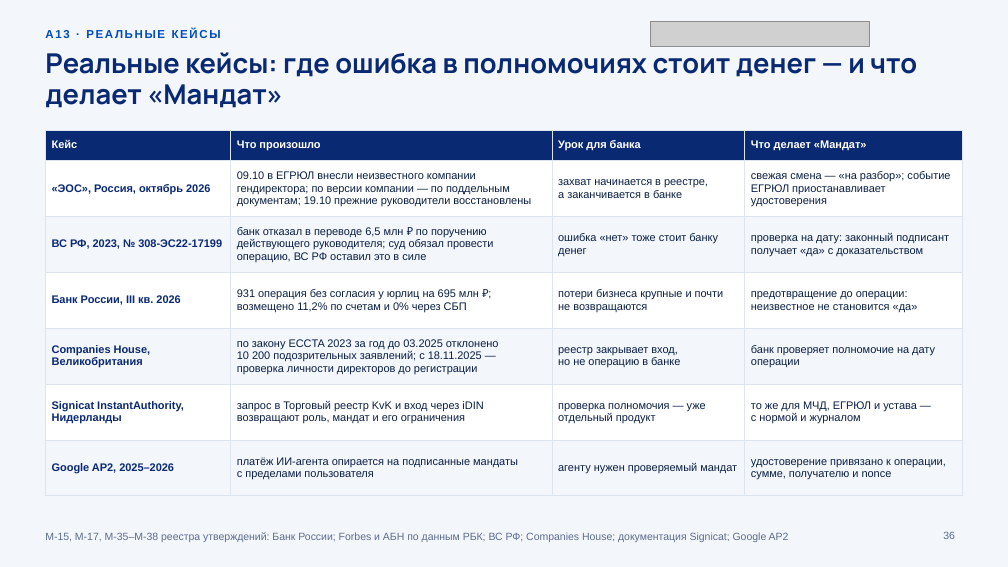
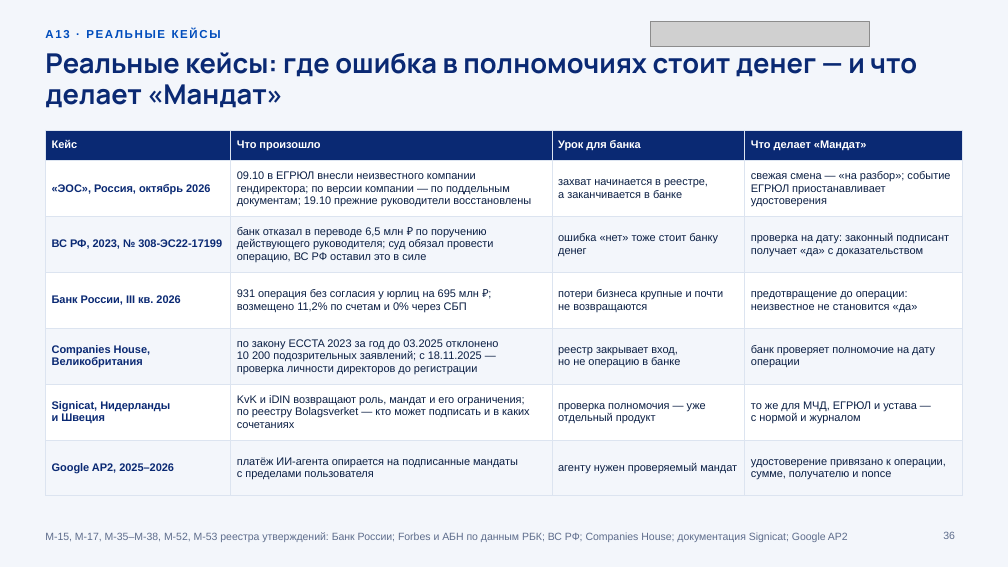
Before and after one commit to KonkovDV/Mandat, a slide deck: slide 36 of submission/slides/Mandat_VTB.pptx. Drawn at 1008x567 pixels with LibreOffice and Linux fonts; fonts in the diff are those of the drawing; grey boxes stand for pictures; background and template pictures are left out. Boxes give left, top, right and bottom in pixels: in the first picture for what was removed or moved away, otherwise in the second. Text is boxed around its words. In the diff, an @@ line names an element or a change of style, - is before the commit and + after.

```diff
--- a/submission/slides/Mandat_VTB.pptx
+++ b/submission/slides/Mandat_VTB.pptx
@@ table at [45,130,963,484] @@
-row 6, column 1: Signicat InstantAuthority, Нидерланды
+row 6, column 1: Signicat, Нидерланды и Швеция
-row 6, column 2: запрос в Торговый реестр KvK и вход через iDIN возвращают роль, мандат и его ограничения
+row 6, column 2: KvK и iDIN возвращают роль, мандат и его ограничения; по реестру Bolagsverket — кто может подписать и в каких сочетаниях
@@ text at [45,532,848,542]: text changed @@
-M‑15, M‑17, M‑35–M‑38 реестра утверждений: Банк России; Forbes и АБН по данным РБК; ВС РФ; Companies House; документация Signicat; Google AP2
+M‑15, M‑17, M‑35–M‑38, M‑52, M‑53 реестра утверждений: Банк России; Forbes и АБН по данным РБК; ВС РФ; Companies House; документация Signicat; Google AP2
```
Also in this commit, not shown: 10 other slides changed, 31 other files.
